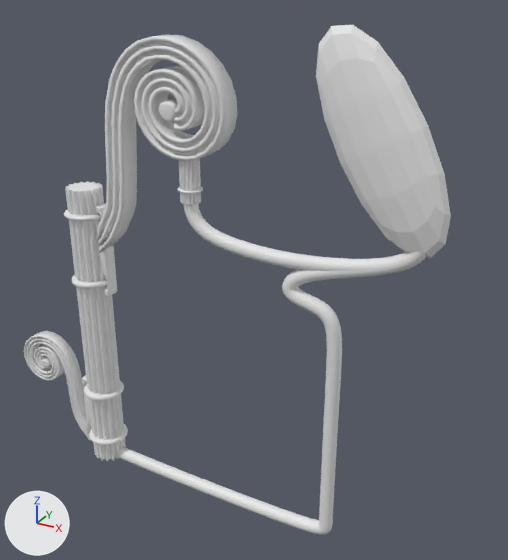
The Blender file blender files/street-light-anim.blend, before and after one commit.
Both versions are drawn from a 50 mm lens placed at (-5.7, -10.52, 9.61), pointed at (-11.77, 0.51, 4.09). Arrows for +X, +Y and +Z are at lower left; the lights stay in place. Both versions are drawn at frame 8 of the action 'Cube.004Action'; the numbers are the values there.
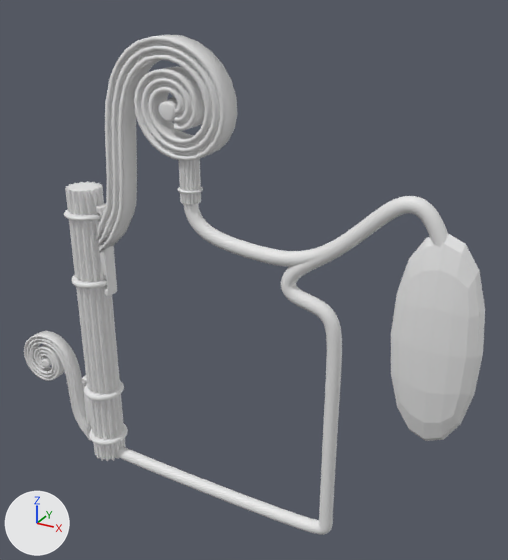
Pixel boxes [x1, y1, x2, y2] of what changed, in the pictures (508 x 560 px):
'Cube.004', moved, turned: before [316, 24, 451, 258]; after [391, 234, 485, 441]
'NurbsPath.001', reshaped: before [116, 203, 426, 535]; after [116, 196, 448, 535]

Edits to the bpy script that builds the scene:
```text
Change cu_nurbspath_001:
    where _sp = cu_nurbspath_001.splines.new('NURBS'); _sp.points.add(18)
    remove _sp.points.foreach_set('co', [-1.889, 0.0, 0.844, 1.0, -1.956, 0.0, 0.244, 1.0, -1.0, 0.0, 0.0, 1.0, -0.499, 0.0, 0.0, 1.0, 0.172, 0.0, -0.0952, 1.0, 2.907, 0.0, 0.192, 1.0, 2.497, 0.0, 1.301, 1.0, 1.205, 0.0, 2.201, 1.0, 2.497, 0.0, 1.301, 1.0, 2.907, 0.0, 0.192, 1.0, 0.172, 0.0, -0.0952, 1.0, -0.0256, 0.0, -0.834, 1.0, 1.163, 0.0, -0.71, 1.0, 1.122, 0.0, -1.577, 1.0, 1.122, 0.0, -5.371, 1.0, 1.122, 0.0, -5.819, 1.0, 1.199, 0.0, -5.939, 1.0, -4.268, 0.0, -5.857, 1.0, -4.36, 0.0, -5.777, 1.0])
    add _sp.points.foreach_set('co', [-1.889, 0.0, 0.844, 1.0, -1.956, 0.0, 0.244, 1.0, -1.0, 0.0, 0.0, 1.0, -0.499, 0.0, 0.0, 1.0, 0.172, 0.0, -0.0952, 1.0, 1.357, 0.0, 0.301, 1.0, 2.599, 0.0, 2.337, 1.0, 3.214, 0.0, -0.954, 1.0, 2.599, 0.0, 2.337, 1.0, 1.357, 0.0, 0.301, 1.0, 0.172, 0.0, -0.0952, 1.0, -0.0256, 0.0, -0.834, 1.0, 1.163, 0.0, -0.71, 1.0, 1.122, 0.0, -1.577, 1.0, 1.122, 0.0, -5.371, 1.0, 1.122, 0.0, -5.819, 1.0, 1.199, 0.0, -5.939, 1.0, -4.268, 0.0, -5.857, 1.0, -4.36, 0.0, -5.777, 1.0])
Change ob_cube_004:
    ob_cube_004.location: (-9.21, 0.0, 7.13) -> (-8.04, 0.0, 3.92)
    ob_cube_004.rotation_euler: (0.0, 1.071, 0.0) -> (0.265, 4.697, -0.268)  # degrees (0, 61, 0) -> degrees (15, 269, -15)
```
